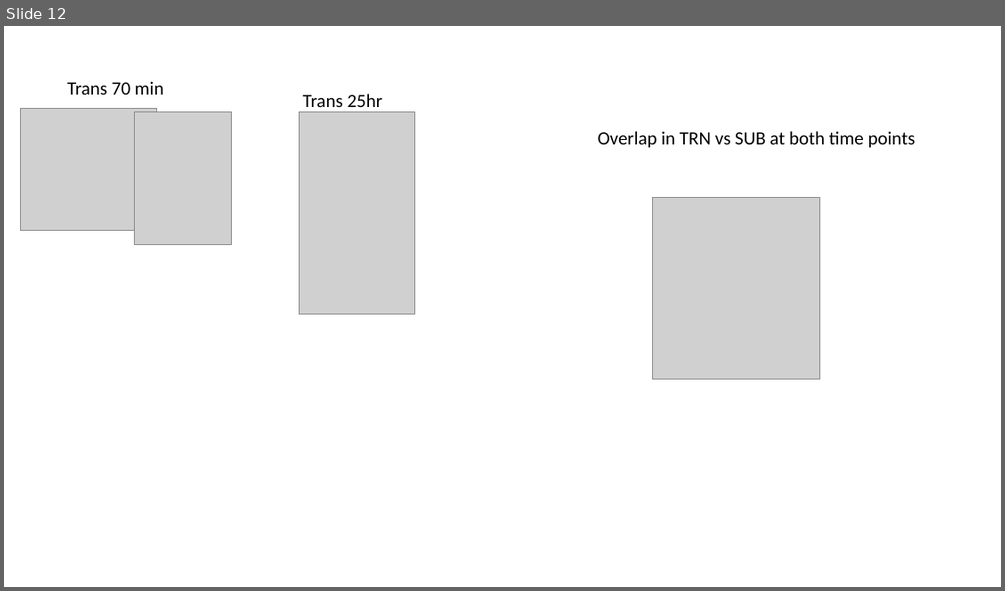
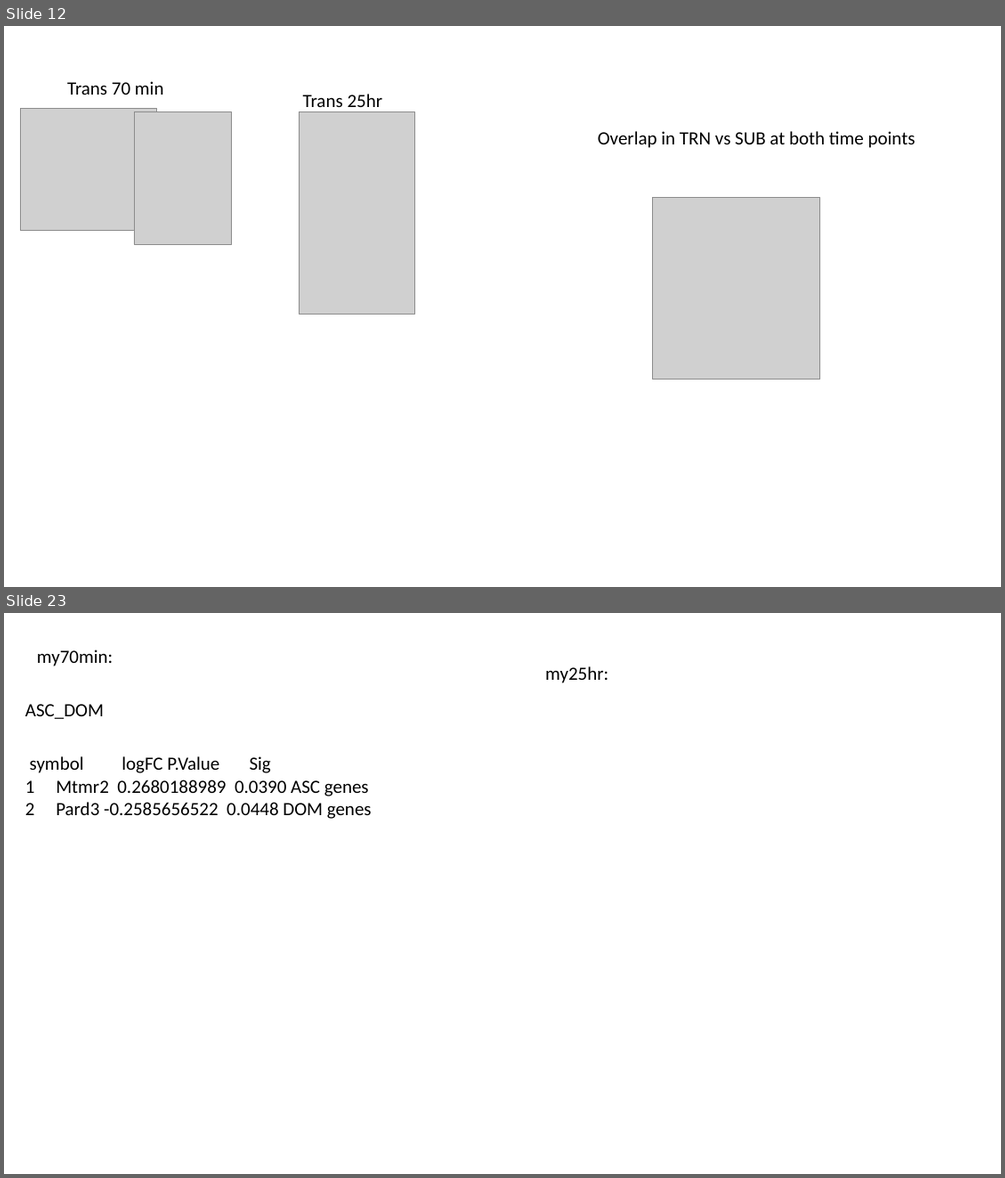
Before and after one commit to ty14/Transition25hr_Manuscript, a slide deck: manuscript/manuscript_figures/mPFC_manuscript_figures.pptx. Shown one above the other, each under a label of ours: slide 12 before the commit, slides 12 and 23 after it; the slides between them are not shown. The pictures are 1005x591 and 1005x1178 pixels, drawn with LibreOffice and Linux fonts; fonts in the diff are those of the drawing; grey boxes stand for pictures. Boxes give left, top, right and bottom in pixels: in the first picture for what was removed or moved away, otherwise in the second. Text is boxed around its words. In the diff, an @@ line names an element or a change of style, - is before the commit and + after.

```diff
--- a/manuscript/manuscript_figures/mPFC_manuscript_figures.pptx
+++ b/manuscript/manuscript_figures/mPFC_manuscript_figures.pptx
@@ slide 23 added at (x1=4, y1=613, x2=1001, y2=1174), background #FFFFFF @@
@@ text added at (x1=37, y1=649, x2=113, y2=666), 18 pt, text #000000 @@
+my70min:
@@ text added at (x1=545, y1=666, x2=608, y2=683), 18 pt, text #000000 @@
+my25hr:
@@ text added at (x1=25, y1=704, x2=104, y2=719), 18 pt, text #000000 @@
+ASC_DOM
@@ text added at (x1=25, y1=756, x2=372, y2=819), 18 pt, text #000000 @@
+symbol logFC P.Value Sig
+1 Mtmr2 0.2680188989 0.0390 ASC genes
+2 Pard3 -0.2585656522 0.0448 DOM genes
```
Also in this commit, not shown: 11 other slides added, 11 other files.
